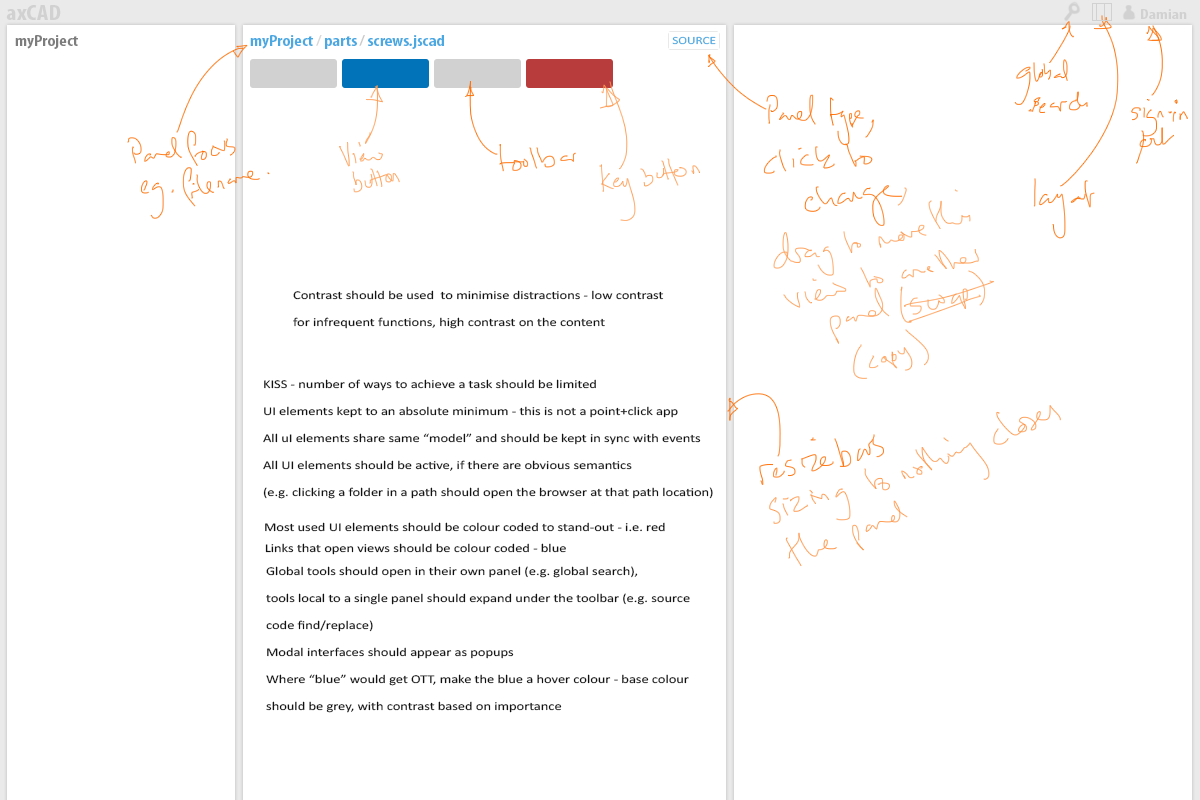
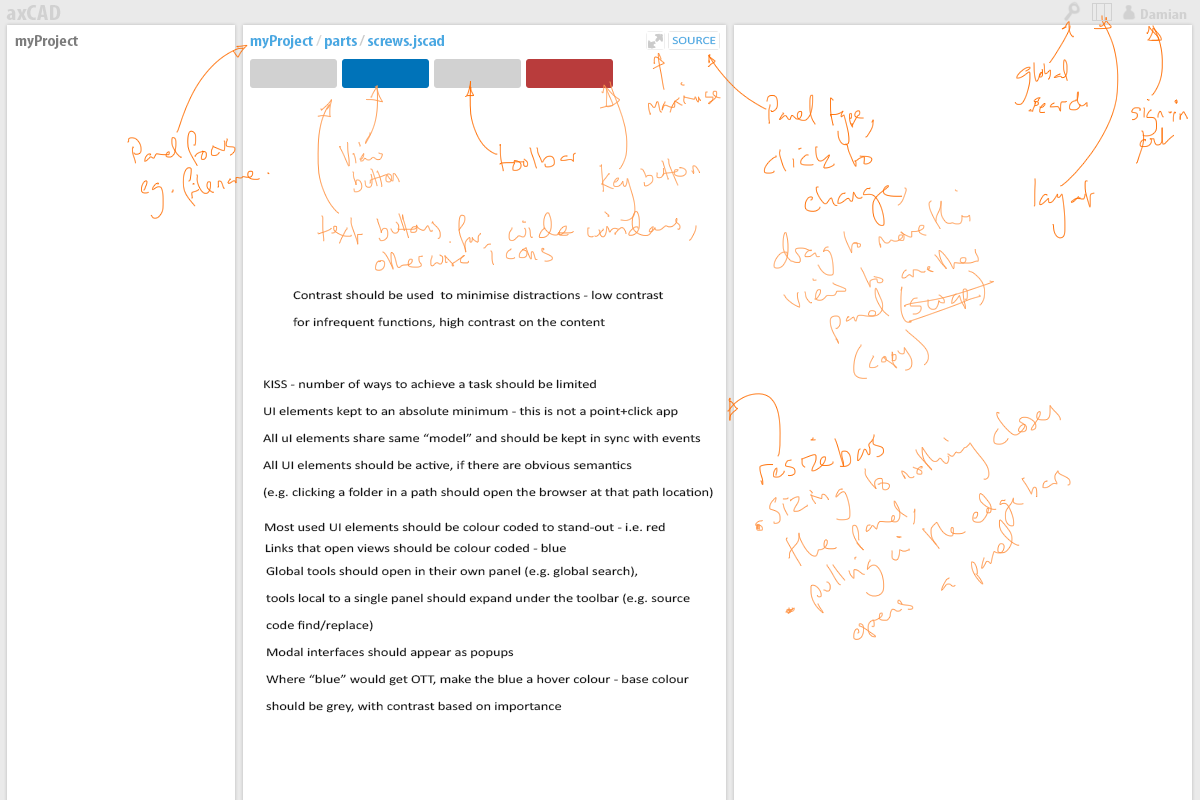
Layers edited between the first and the second 1200 x 800 image:
painted on "Layer 6" over [317, 52, 1071, 640]
painted on "Layer 5" over [646, 31, 665, 76]
